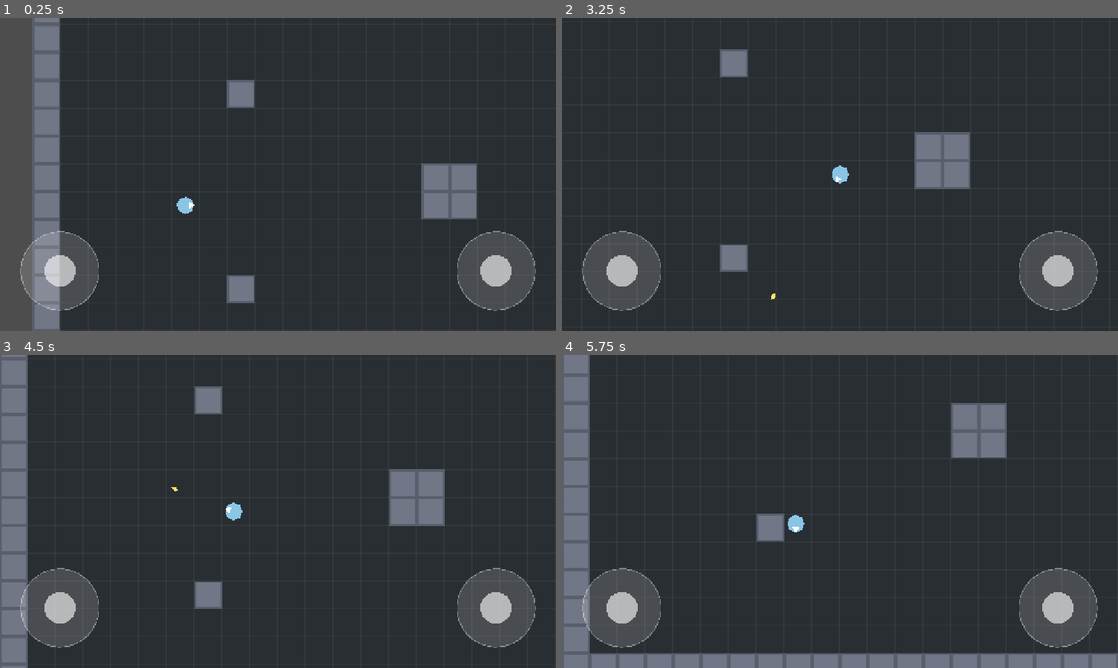
Above: before the commit, frames 1-4 (two rows, left to right).
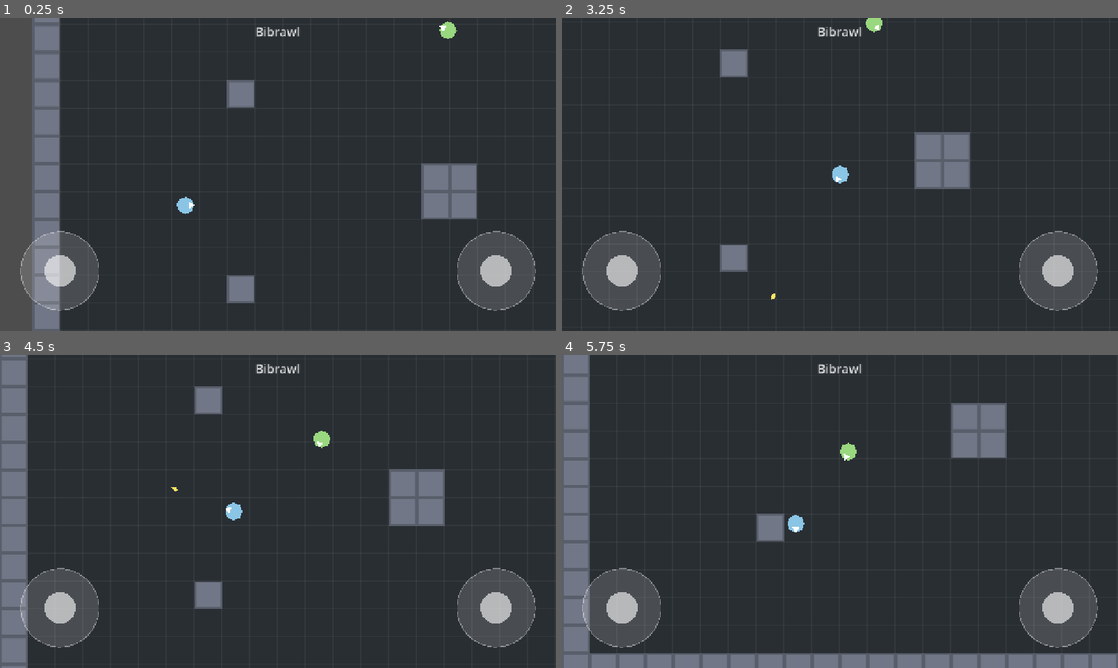
Above: after the commit, the same moments.

Repository: pmudry/bibrawl
Game: Godot game, scene res://scenes/arena/arena.tscn
Two runs of this game, one before a commit and one after it. Both use one fixed random seed, a clock stepped at 60 frames per second and the inputs below.
Inputs (mouse positions are in pixels of both pictures, inside the frame that each line leads up to):
- Up to frame 1 (0.25 s): no input
- Up to frame 2 (3.25 s): move the mouse to (962, 158) at 0.52 s; hold D (move_right) 0.53-1.25 s; hold Space (fire) 0.53-1.25 s; click (962, 158) at 0.67 s; drag from (728, 190) to (945, 174) at 1.27 s; tap Enter at 2 s; move the mouse to (895, 105) at 2.02 s; hold D (move_right) 2.03-2.75 s; hold Space (fire) 2.03-2.75 s; click (895, 105) at 2.17 s; drag from (812, 237) to (673, 127) at 2.77 s
- Up to frame 3 (4.5 s): move the mouse to (444, 558) at 3.52 s; hold A (move_left) 3.53-4.25 s; hold Space (fire) 3.53-4.25 s; click (444, 558) at 3.67 s; drag from (111, 464) to (194, 433) at 4.27 s
- Up to frame 4 (5.75 s): move the mouse to (867, 511) at 5.02 s; hold S (move_down) from 5.03 s (still down); hold Space (fire) from 5.03 s (still down); click (867, 511) at 5.17 s

The runs differ from the first frame. In frame 1, 0.3% of the frame differs, in the area x 46-83%, y 1-7%; in frame 2, 0.3%; in frame 3, 0.3%; in frame 4, 0.3%.

Commit message:
Bot errant, PV des bots à 30, titre dans le HUD
- WanderBot : direction aléatoire toutes les 0,5-1,5 s, pauses, rebond sur les murs
- BaseCharacter : _compute_move() surchargeable par les bots
- Arène : liste BOTS (scène + case), respawn individuel
- Label "Bibrawl" épinglé en haut du HUD

Co-Authored-By: Claude Opus 5 (1M context) <noreply@anthropic.com>

Diff:
--- a/scenes/characters/bot.tscn
+++ b/scenes/characters/bot.tscn
@@ -3,6 +3,7 @@
 [ext_resource type="PackedScene" path="res://scenes/characters/base_character.tscn" id="1_base"]
 
 [node name="Bot" instance=ExtResource("1_base")]
+max_health = 30
 is_local_player = false
 
 [node name="Body" parent="." index="0"]
--- /dev/null
+++ b/scenes/characters/wander_bot.tscn
@@ -0,0 +1,13 @@
+[gd_scene load_steps=3 format=3]
+
+[ext_resource type="PackedScene" path="res://scenes/characters/base_character.tscn" id="1_base"]
+[ext_resource type="Script" path="res://scripts/characters/wander_bot.gd" id="2_wander"]
+
+[node name="WanderBot" instance=ExtResource("1_base")]
+script = ExtResource("2_wander")
+speed = 160.0
+max_health = 30
+is_local_player = false
+
+[node name="Body" parent="." index="0"]
+color = Color(0.6, 0.85, 0.5, 1)
--- a/scenes/ui/hud.tscn
+++ b/scenes/ui/hud.tscn
@@ -3,6 +3,22 @@
 [ext_resource type="Script" path="res://scripts/ui/virtual_joystick.gd" id="1_joystick"]
 
 [node name="HUD" type="CanvasLayer"]
+
+[node name="Title" type="Label" parent="."]
+anchors_preset = 5
+anchor_left = 0.5
+anchor_right = 0.5
+offset_left = -120.0
+offset_top = 12.0
+offset_right = 120.0
+offset_bottom = 52.0
+grow_horizontal = 2
+mouse_filter = 2
+theme_override_colors/font_color = Color(1, 1, 1, 0.85)
+theme_override_font_sizes/font_size = 28
+text = "Bibrawl"
+horizontal_alignment = 1
+vertical_alignment = 1
 
 [node name="MoveJoystick" type="Control" parent="." groups=["move_joystick"]]
 anchors_preset = 2
--- a/scripts/arena/arena.gd
+++ b/scripts/arena/arena.gd
@@ -14,11 +14,13 @@
 	Vector2i(7, 5), Vector2i(7, 12), Vector2i(22, 5), Vector2i(22, 12),
 	Vector2i(14, 8), Vector2i(15, 8), Vector2i(14, 9), Vector2i(15, 9),
 ]
-## Positions de départ, en cases.
+## Position de départ du joueur, en cases.
 @export var player_spawn: Vector2i = Vector2i(5, 9)
-@export var bot_spawn: Vector2i = Vector2i(25, 9)
-@export var bot_scene: PackedScene = preload("res://scenes/characters/bot.tscn")
-## Un bot cible immobile réapparaît après ce délai pour pouvoir continuer à tester.
+## Bots de test : scène + case d'apparition. Chacun réapparaît après destruction.
+const BOTS := [
+	{ "scene": preload("res://scenes/characters/bot.tscn"), "spawn": Vector2i(25, 9) },
+	{ "scene": preload("res://scenes/characters/wander_bot.tscn"), "spawn": Vector2i(15, 3) },
+]
 @export var bot_respawn_delay: float = 3.0
 
 @onready var _walls: TileMapLayer = $Walls
@@ -31,22 +33,23 @@
 	var bounds := Rect2i(0, 0, width_tiles * TILE_SIZE, height_tiles * TILE_SIZE)
 	_player.set_camera_limits(bounds)
 	_player.position = _tile_center(player_spawn)
-	_spawn_bot()
+	for entry in BOTS:
+		_spawn_bot(entry)
 
 
 func _tile_center(cell: Vector2i) -> Vector2:
 	return (Vector2(cell) + Vector2(0.5, 0.5)) * TILE_SIZE
 
 
-func _spawn_bot() -> void:
-	var bot: BaseCharacter = bot_scene.instantiate()
-	bot.position = _tile_center(bot_spawn)
-	bot.died.connect(_on_bot_died)
+func _spawn_bot(entry: Dictionary) -> void:
+	var bot: BaseCharacter = entry.scene.instantiate()
+	bot.position = _tile_center(entry.spawn)
+	bot.died.connect(_on_bot_died.bind(entry))
 	add_child(bot)
 
 
-func _on_bot_died() -> void:
-	get_tree().create_timer(bot_respawn_delay).timeout.connect(_spawn_bot)
+func _on_bot_died(entry: Dictionary) -> void:
+	get_tree().create_timer(bot_respawn_delay).timeout.connect(_spawn_bot.bind(entry))
 
 
 func _draw() -> void:
--- a/scripts/characters/base_character.gd
+++ b/scripts/characters/base_character.gd
@@ -44,9 +44,7 @@
 
 func _physics_process(delta: float) -> void:
 	_cooldown_left = maxf(_cooldown_left - delta, 0.0)
-	if not is_local_player:
-		return
-	var direction := _read_move()
+	var direction := _compute_move(delta)
 	velocity = direction * speed
 	move_and_slide()
 
@@ -57,6 +55,14 @@
 	elif direction.length_squared() > 0.0:
 		_facing = direction.normalized()
 	_nose.rotation = _facing.angle()
+
+
+## Direction de déplacement voulue (longueur 0..1). Le joueur local lit ses
+## inputs ; les bots surchargent cette méthode ; les autres restent immobiles.
+func _compute_move(_delta: float) -> Vector2:
+	if is_local_player:
+		return _read_move()
+	return Vector2.ZERO
 
 
 ## Barre de vie au-dessus de la tête, seulement quand le perso est blessé.
--- /dev/null
+++ b/scripts/characters/wander_bot.gd
@@ -0,0 +1,32 @@
+class_name WanderBot
+extends BaseCharacter
+
+## Bot qui erre : change de direction au hasard à intervalles irréguliers,
+## fait parfois une pause, rebondit sur ce qu'il percute. Ne tire pas.
+
+@export var change_interval_min: float = 0.5
+@export var change_interval_max: float = 1.5
+## Probabilité de rester immobile au prochain changement de direction.
+@export var idle_chance: float = 0.25
+
+var _direction: Vector2 = Vector2.ZERO
+var _time_until_change: float = 0.0
+
+
+func _compute_move(delta: float) -> Vector2:
+	_time_until_change -= delta
+	if _time_until_change <= 0.0:
+		_pick_direction()
+	# move_and_slide() du frame précédent : si on a percuté quelque chose, on rebondit.
+	var collision := get_last_slide_collision()
+	if collision != null and _direction.length_squared() > 0.0:
+		_direction = _direction.bounce(collision.get_normal()).normalized()
+	return _direction
+
+
+func _pick_direction() -> void:
+	_time_until_change = randf_range(change_interval_min, change_interval_max)
+	if randf() < idle_chance:
+		_direction = Vector2.ZERO
+	else:
+		_direction = Vector2.from_angle(randf() * TAU)
Not shown, added: scripts/characters/wander_bot.gd.uid
Not shown, changed: README.md
